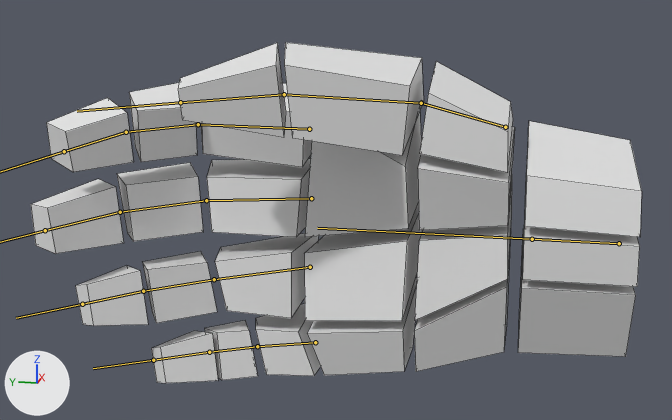
An edit to the FBX model Assets/Models/hand.fbx, drawn before and after from the same camera.
Rendered twice from a 50 mm camera at (-0.309, 0.016, 0.084) aimed at (-0.016, 0.074, 0.01). Every picture has the same lights, and +X, +Y and +Z are marked at lower left. Both versions are drawn at frame 45 of the action 'Armature|Idle'; the numbers are the values there. The bones that bend it are drawn over the model as lines. Mesh edges are drawn as thin lines.
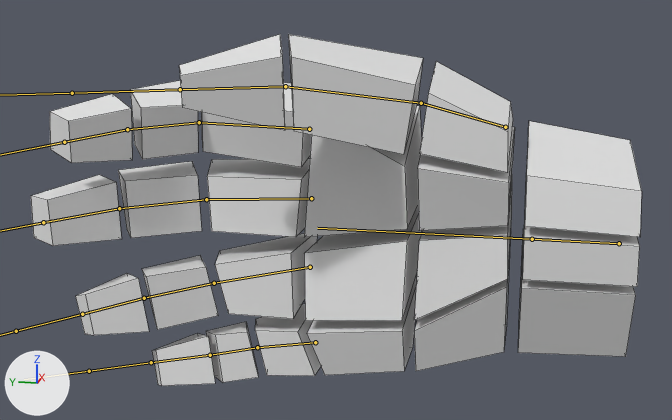
The change in detail:
Bone 'Bone.001' (bone_bone_001) turns from (-1, 0, 2) to (0, 0, 0) degrees about its own x, y and z.
Bone 'Bone.002' (bone_bone_002) turns from (0, 0, -5) to (0, 0, 0) degrees about its own x, y and z.
Bone 'Bone.003' (bone_bone_003) turns from (-5, 0, 2) to (0, 0, 0) degrees about its own x, y and z.
Bone 'Bone.005' (bone_bone_005) turns from (-1, 0, 2) to (0, 0, 0) degrees about its own x, y and z.
Bone 'Bone.007' (bone_bone_007) turns from (2, 0, -1) to (0, 0, 0) degrees about its own x, y and z.
Bone 'Bone.008' (bone_bone_008) turns from (1, 0, 2) to (0, 0, 0) degrees about its own x, y and z.
Bone 'Bone.010' (bone_bone_010) turns from (1, 0, 0) to (0, 0, 0) degrees about its own x, y and z.
Bone 'Bone.011' (bone_bone_011) turns from (2, 0, 1) to (0, 0, 0) degrees about its own x, y and z.
Bone 'Bone.012' (bone_bone_012) turns from (1, 0, 8) to (0, 0, 0) degrees about its own x, y and z.
Bone 'Bone.014' (bone_bone_014) turns from (-4, 0, -4) to (0, 0, 0) degrees about its own x, y and z.

Location of each change, [x1, y1, x2, y2] in pixels of the pictures (672 x 420 px):
'Cube', posed: before [31, 42, 642, 383]; after [31, 34, 642, 386]
bone 'Bone.001', root to tip: before (309, 129) to (198, 124); after (309, 129) to (199, 122)
bone 'Bone.002', root to tip: before (198, 124) to (126, 132); after (199, 122) to (127, 129)
bone 'Bone.003', root to tip: before (126, 132) to (64, 151); after (127, 129) to (64, 142)
bone 'Bone.005', root to tip: before (206, 200) to (120, 212); after (206, 199) to (119, 208)
bone 'Bone.007', root to tip: before (310, 267) to (214, 279); after (310, 267) to (214, 283)
bone 'Bone.008', root to tip: before (214, 279) to (143, 291); after (214, 283) to (144, 298)
bone 'Bone.010', root to tip: before (315, 342) to (257, 346); after (315, 342) to (257, 347)
bone 'Bone.011', root to tip: before (257, 346) to (209, 352); after (257, 347) to (210, 355)
bone 'Bone.012', root to tip: before (209, 352) to (153, 360); after (210, 355) to (151, 362)
bone 'Bone.014', root to tip: before (421, 103) to (284, 94); after (421, 103) to (285, 86)
